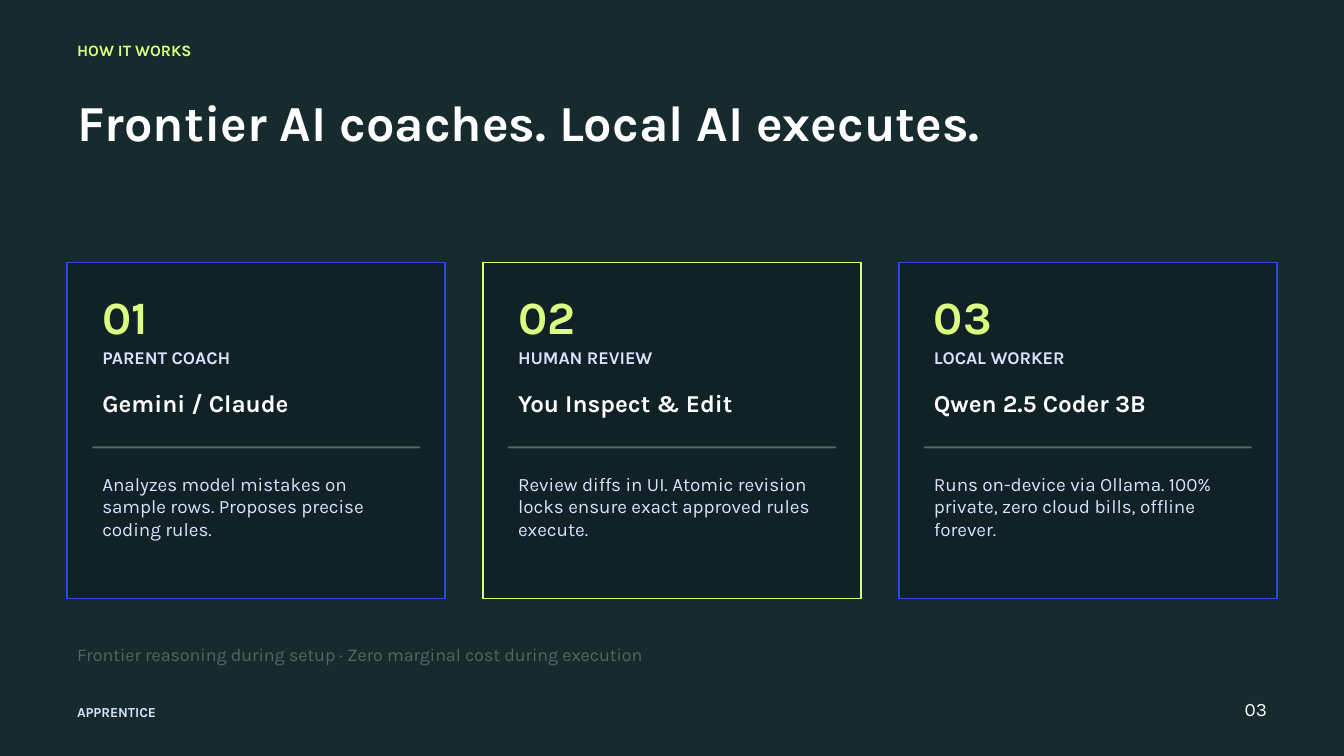
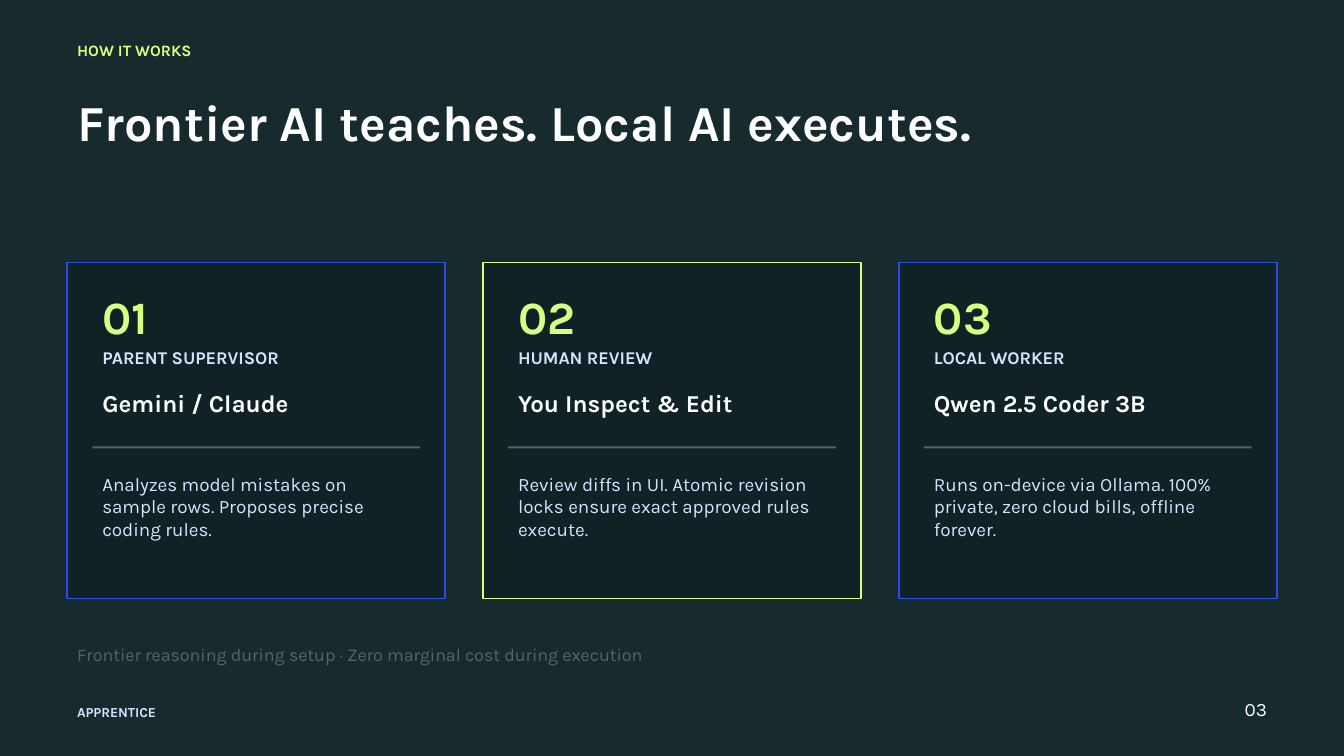
Before and after one commit to zedk1929/local-ai-job-trainer, a slide deck: slide 3 of pitch-deliverables/output/Apprentice_Draft_2.pptx. Drawn at 1344x756 pixels with LibreOffice and Linux fonts; fonts in the diff are those of the drawing. Boxes give left, top, right and bottom in pixels: in the first picture for what was removed or moved away, otherwise in the second. Text is boxed around its words. In the diff, an @@ line names an element or a change of style, - is before the commit and + after.

Commit message:
refactor: rename product from Local AI Coach/Trainer to Apprentice across codebase and pitch deliverables

```diff
--- a/pitch-deliverables/output/Apprentice_Draft_2.pptx
+++ b/pitch-deliverables/output/Apprentice_Draft_2.pptx
@@ text at [77,105,972,142]: text changed @@
-Frontier AI coaches. Local AI executes.
+Frontier AI teaches. Local AI executes.
@@ text at [102,352,279,365]: text changed @@
-PARENT COACH
+PARENT SUPERVISOR
```
Also in this commit, not shown: 1 other slide changed, 21 other files.
